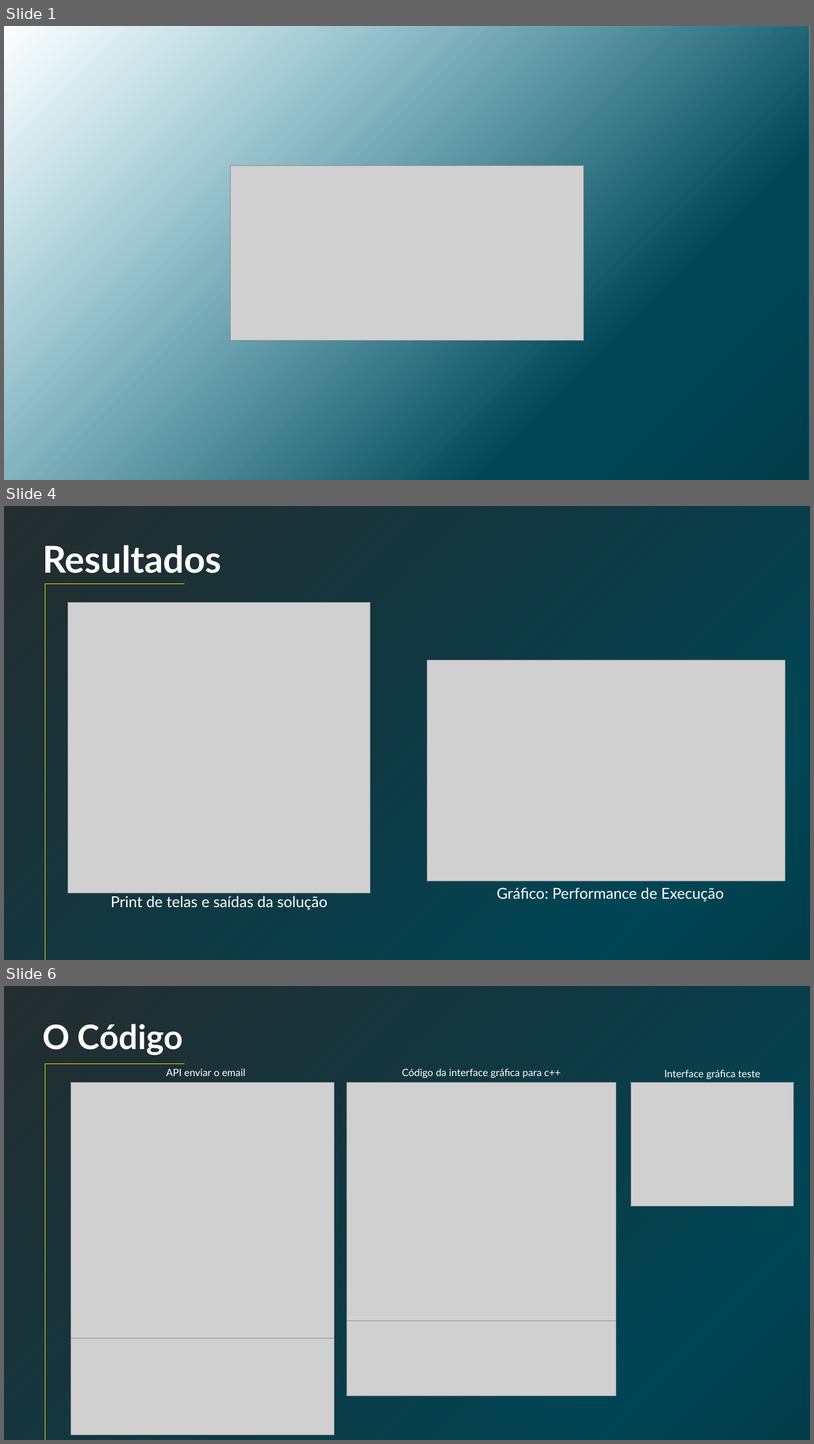
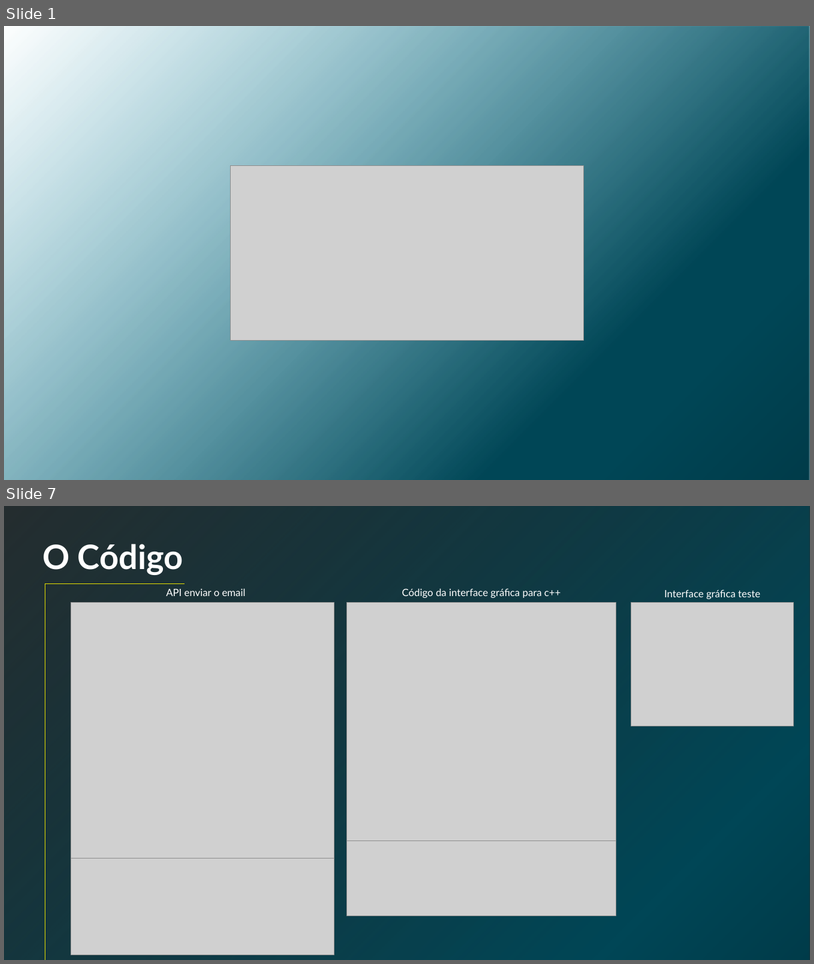
Before and after one commit to GianLucena/batimento-cardiaco, a slide deck: academy coding/Apresentação Final .pptx. Shown one above the other, each under a label of ours: slides 1, 4 and 6 before the commit, slides 1 and 7 after it; the slides between them are not shown. The pictures are 814x1444 and 814x964 pixels, drawn with LibreOffice and Linux fonts; fonts in the diff are those of the drawing; grey boxes stand for pictures; background and template pictures are left out; a plain dark background stands for a picture behind light text. Boxes give left, top, right and bottom in pixels: in the first picture for what was removed or moved away, otherwise in the second. Text is boxed around its words. In the diff, an @@ line names an element or a change of style, - is before the commit and + after.

```diff
--- a/academy coding/Apresentação Final .pptx
+++ b/academy coding/Apresentação Final .pptx
@@ slide 4 removed at (x1=4, y1=506, x2=810, y2=960), background picture (left out) @@
@@ rectangle removed at (x1=4, y1=506, x2=810, y2=960) @@
@@ text removed at (x1=42, y1=545, x2=222, y2=573) @@
-Resultados
@@ line removed from (45, 584) to (45, 960) @@
@@ line removed from (184, 584) to (45, 584) @@
@@ picture removed at (x1=68, y1=602, x2=371, y2=893) @@
@@ picture removed at (x1=428, y1=660, x2=786, y2=880) @@
@@ text removed at (x1=111, y1=895, x2=328, y2=910) @@
-Print de telas e saídas da solução
@@ text removed at (x1=497, y1=887, x2=725, y2=901) @@
-Gráfico: Performance de Execução
@@ what was slide 6 is now slide 7 @@
```
Also in this commit, not shown: 1 slide changed, 4 slides added, 2 other slides removed, 40 other files.
